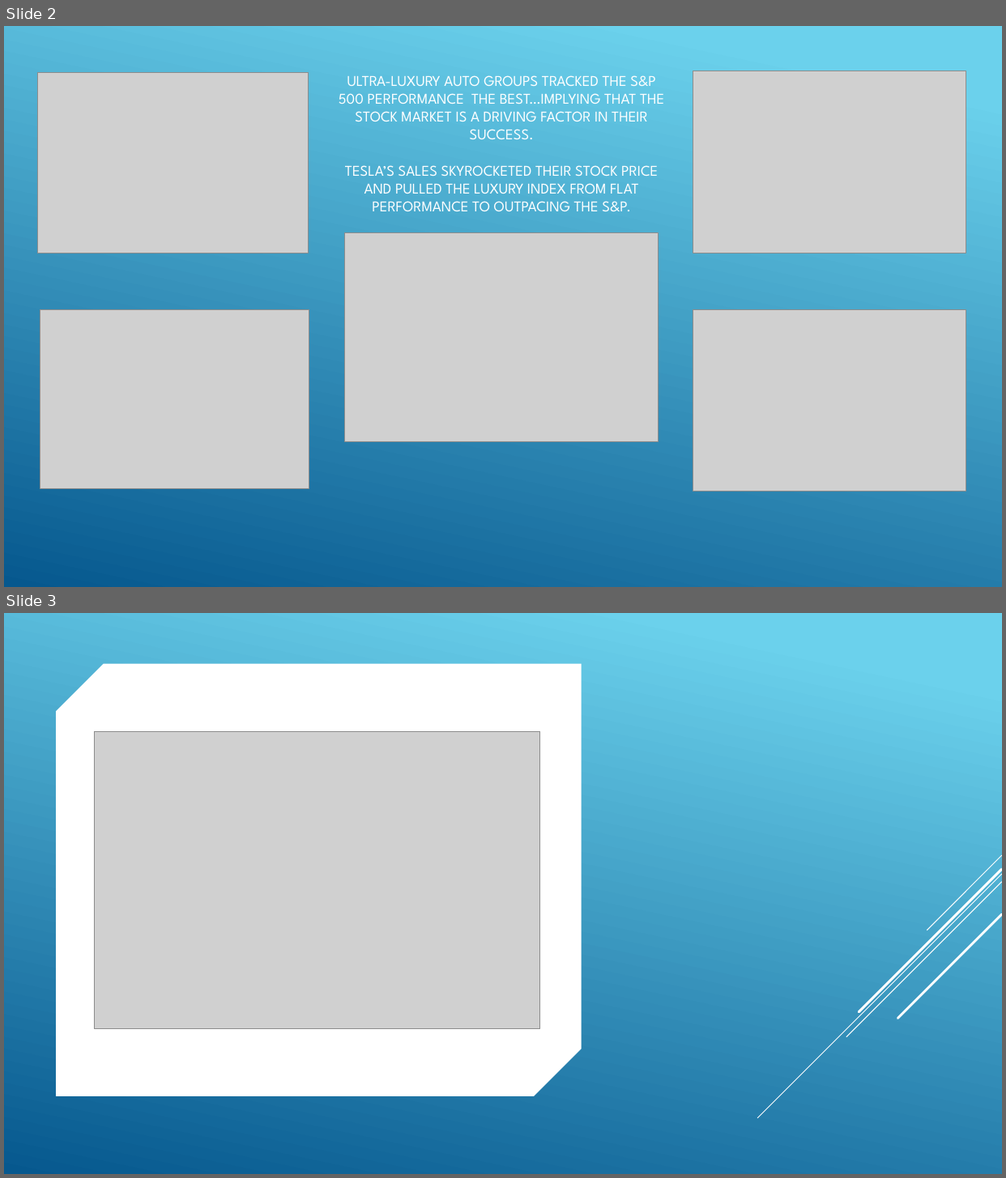
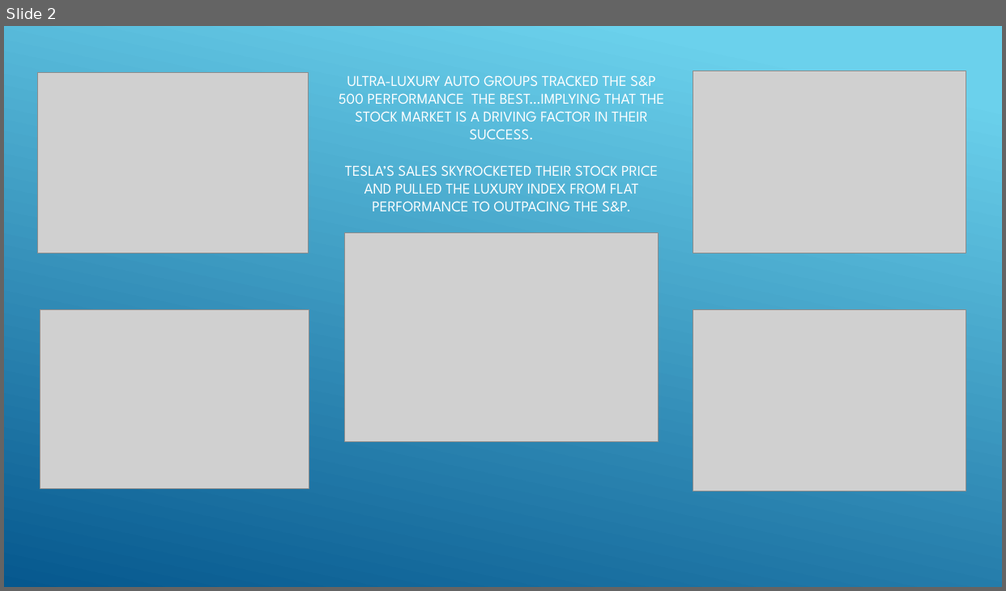
Before and after one commit to danawoodruff/Car-Sales-Analysis, a slide deck: StockPowerPointSlideMockup.pptx. Shown one above the other, each under a label of ours: slides 2 and 3 before the commit, slide 2 after it. The pictures are 1006x1178 and 1006x591 pixels, drawn with LibreOffice and Linux fonts; fonts in the diff are those of the drawing; grey boxes stand for pictures. Boxes give left, top, right and bottom in pixels: in the first picture for what was removed or moved away, otherwise in the second. Text is boxed around its words. In the diff, an @@ line names an element or a change of style, - is before the commit and + after.

```diff
--- a/StockPowerPointSlideMockup.pptx
+++ b/StockPowerPointSlideMockup.pptx
@@ slide 3 removed at (4,613,1002,1174), background #FFFFFF @@
@@ rectangle removed at (4,613,1002,1174) @@
@@ line removed from (1002, 620) to (504, 1118) @@
@@ line removed from (1002, 632) to (596, 1037) @@
@@ line removed from (1002, 616) to (604, 1013) @@
@@ line removed from (989, 614) to (678, 926) @@
@@ snip diag rect removed at (56,664,582,1097) @@
@@ line removed from (1002, 663) to (646, 1019) @@
@@ picture removed at (94,731,540,1029) @@
@@ group removed at (758,855,1002,1118): 5 lines @@
@@ group removed at (758,855,1002,1118): 5 lines @@
```
Also in this commit, not shown: 4 slides added.
